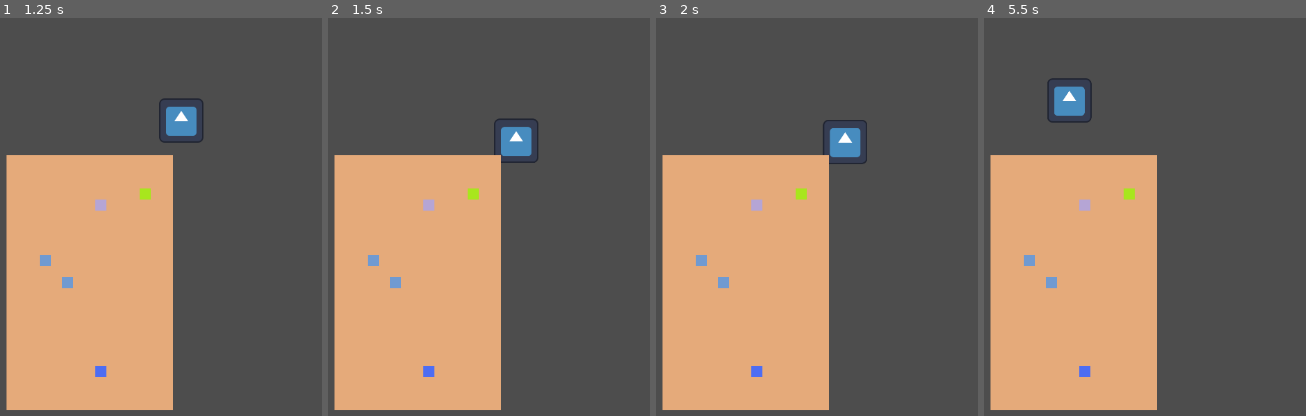
Above: before the commit, frames 1-4 (left to right).
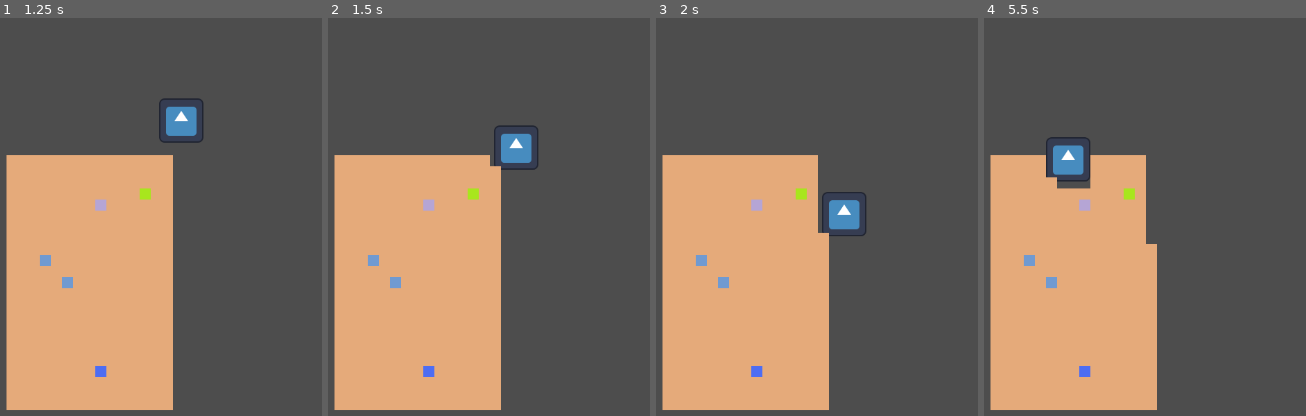
Above: after the commit, the same moments.

Repository: MatthewMa929/Game-Jam-NYNS
Game: Godot game, scene res://World/world.tscn
Same seed, same stepped clock (60 frames per second), same inputs: the game is played once before the commit and once after it. The engine's default icon, where the game draws it, is replaced by a stand-in: a white triangle on a blue panel in a dark square.
Inputs:
- Up to frame 1 (1.25 s): tap Enter at 0.5 s; hold D (Right) from 0.53 s (still down)
- Up to frame 2 (1.5 s): release D (Right) at 1.28 s; hold S (Down) from 1.28 s (still down)
- Up to frame 3 (2 s): keep holding S (Down)
- Up to frame 4 (5.5 s): release S (Down) at 2.03 s; hold D (Right) 2.03-2.78 s; hold W (Up) 2.78-3.53 s; hold A (Left) 3.53-5.03 s; hold S (Down) from 5.03 s (still down)

Frame 1 is identical in both runs. In frame 2, 0.7% of the frame differs, in the area x 50-66%, y 25-39%; in frame 3, 2.4%; in frame 4, 3.2%, in the area x 19-54%, y 15-57%.
Error before the commit: Invalid operands 'Vector2i' and 'Vector2' in operator '!='. (res://Player/player.gd:18)

Commit message:
Just fixing an error from the prev commit

Diff:
--- a/Player/player.gd
+++ b/Player/player.gd
@@ -15,7 +15,7 @@
 		var pos = tilemap.local_to_map(collision.get_position())
 		#coordinates for ores
 		var coords = tilemap.get_cell_atlas_coords(0,pos)
-		if coords != Vector2.ZERO:
+		if coords != Vector2i(0,0):
 			#Mining Ores does what (Coords for Ores on Atlas TileMap)
-			pass
+			print(coords)
 		tilemap.erase_cell(0,pos)
